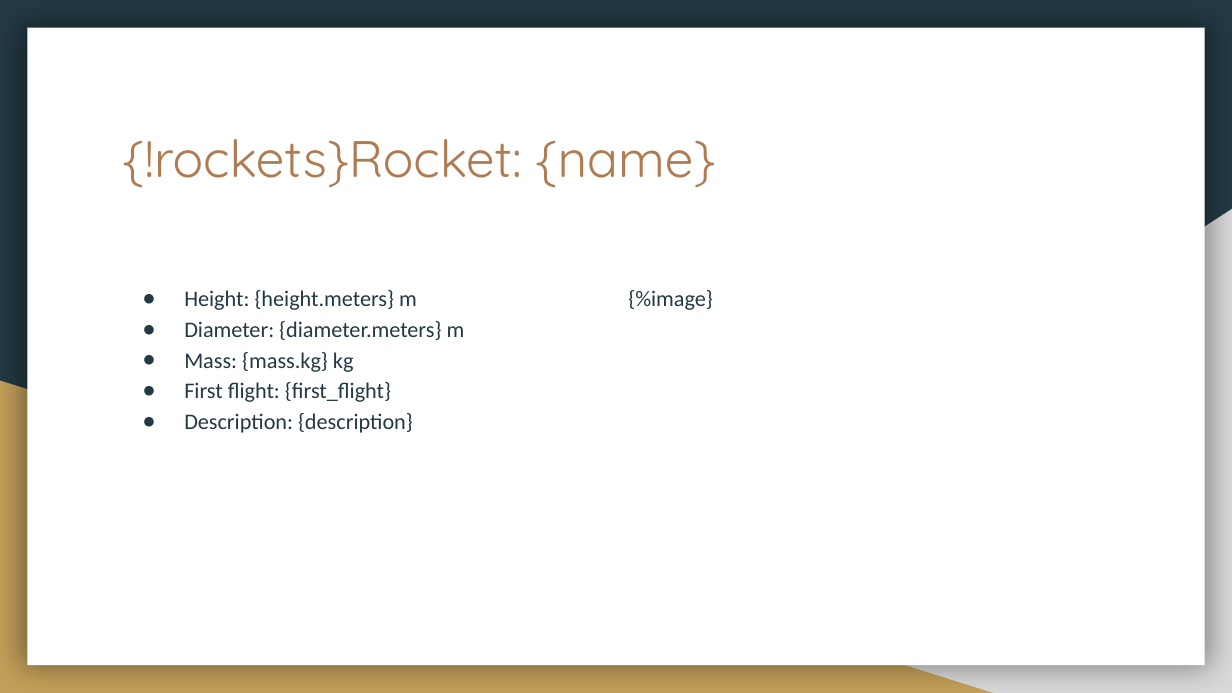
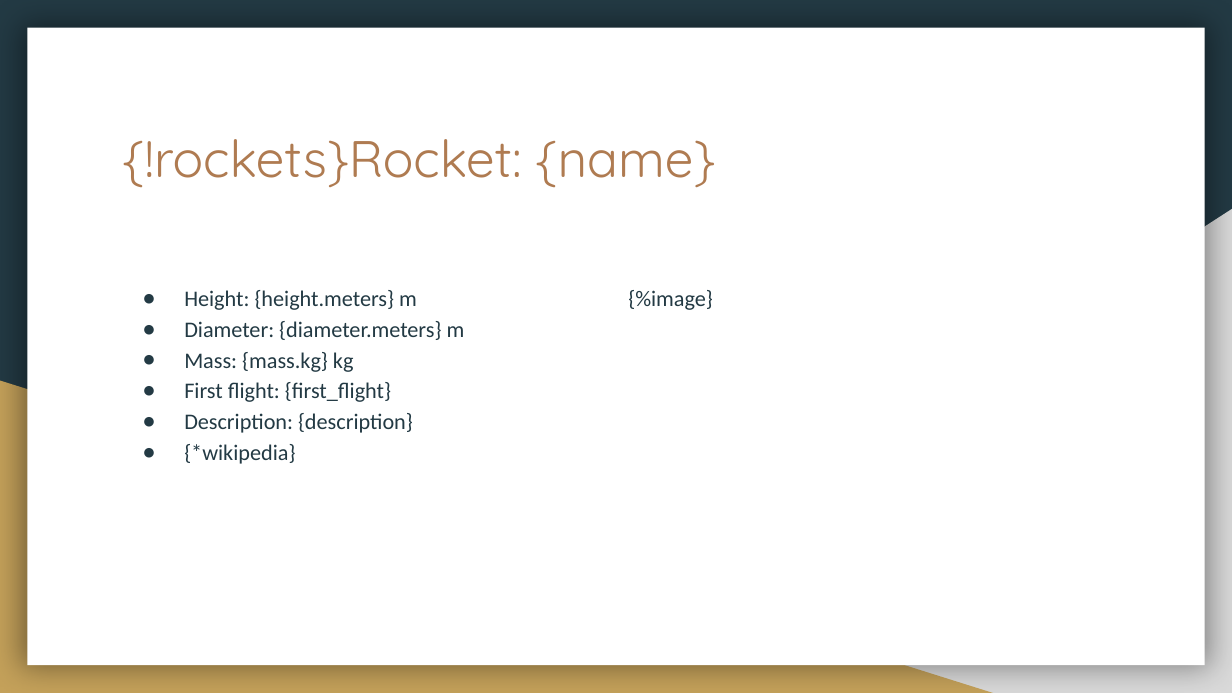
Before and after one commit to United-Codes/cloudofficeprint-python, a slide deck: slide 4 of spacex_example/spacex_template.pptx. Drawn at 1232x693 pixels with LibreOffice and Linux fonts; fonts in the diff are those of the drawing. Boxes give left, top, right and bottom in pixels: in the first picture for what was removed or moved away, otherwise in the second. Text is boxed around its words. In the diff, an @@ line names an element or a change of style, - is before the commit and + after.

Commit message:
add hyperlinks for websites and wikipedia

```diff
--- a/spacex_example/spacex_template.pptx
+++ b/spacex_example/spacex_template.pptx
@@ text at (x1=184, y1=444, x2=295, y2=464): paragraph added @@
+● {*wikipedia}
```
Also in this commit, not shown: 5 other slides changed, 2 other files.
